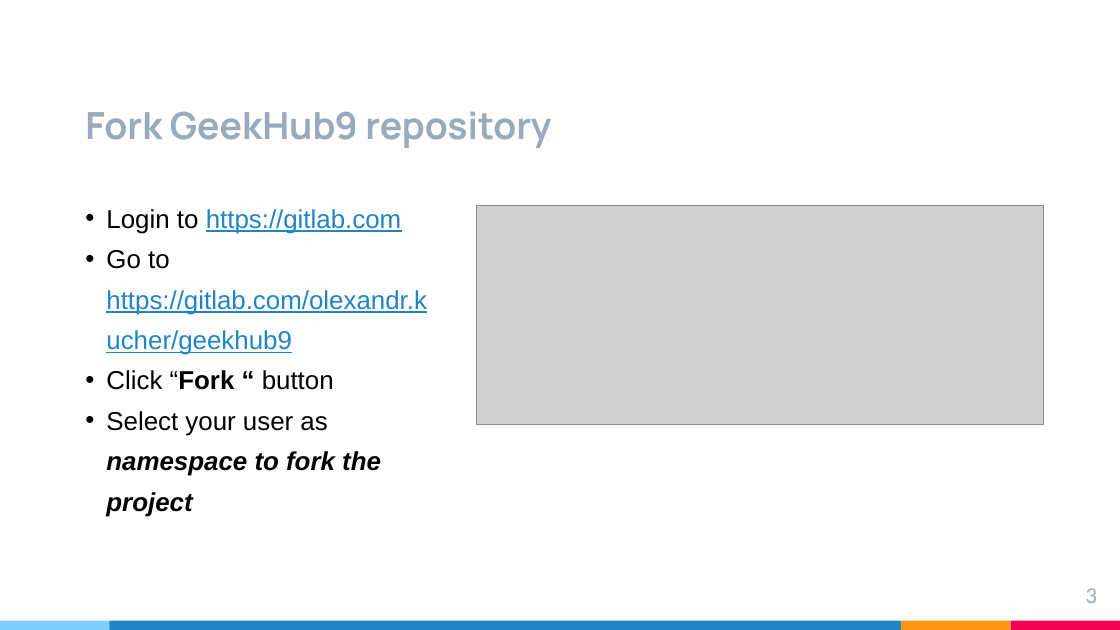
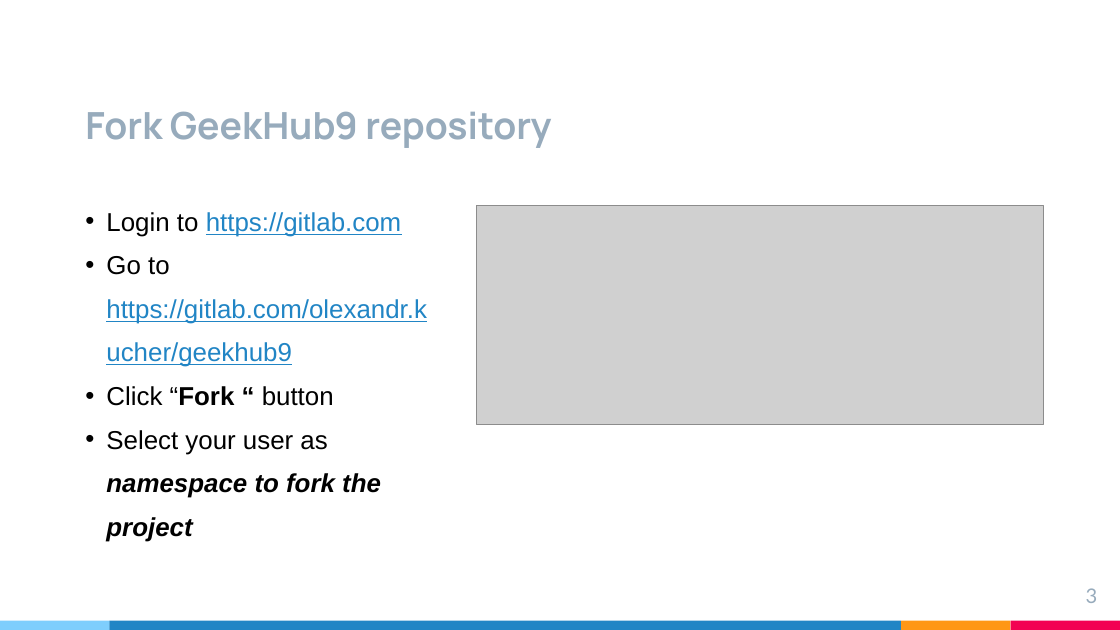
Before and after one commit to brahinets/GeekHub-J4W-9, a slide deck: slide 3 of Lectures/Lesson 01 - Gitlab + Intellij IDEA.pptx. Drawn at 1120x630 pixels with LibreOffice and Linux fonts; fonts in the diff are those of the drawing; grey boxes stand for pictures. Boxes give left, top, right and bottom in pixels: in the first picture for what was removed or moved away, otherwise in the second. Text is boxed around its words. In the diff, an @@ line names an element or a change of style, - is before the commit and + after.

Commit message:
L01 Update presentation with correct repository mirroring instructions

```diff
--- a/Lectures/Lesson 01 - Gitlab + Intellij IDEA.pptx
+++ b/Lectures/Lesson 01 - Gitlab + Intellij IDEA.pptx
@@ text "Login to https://gitlab.com" at bbox=[106, 212, 427, 542]: line spacing 1.3 to 1.4 @@
```
Also in this commit, not shown: 2 other slides changed.
